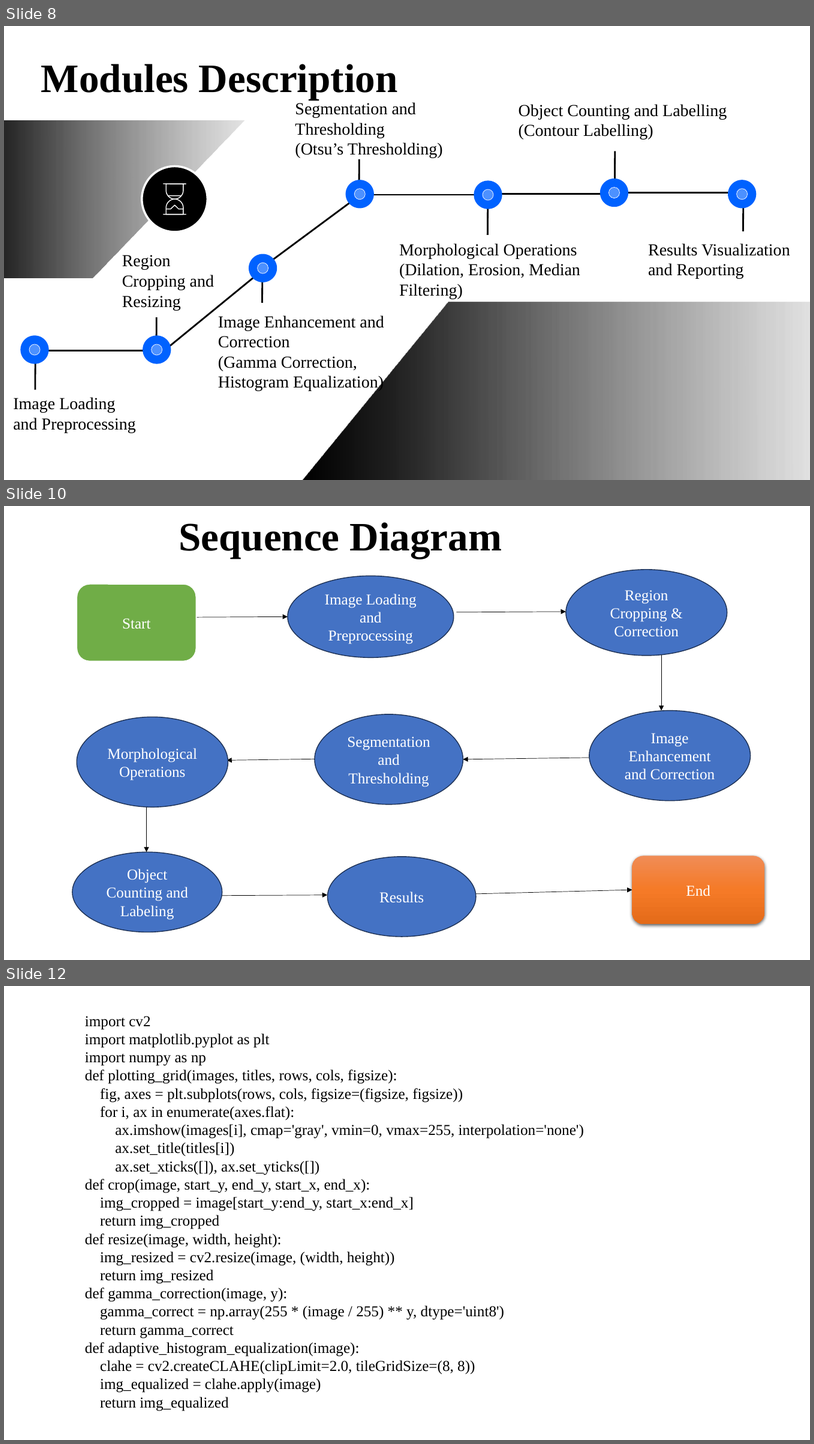
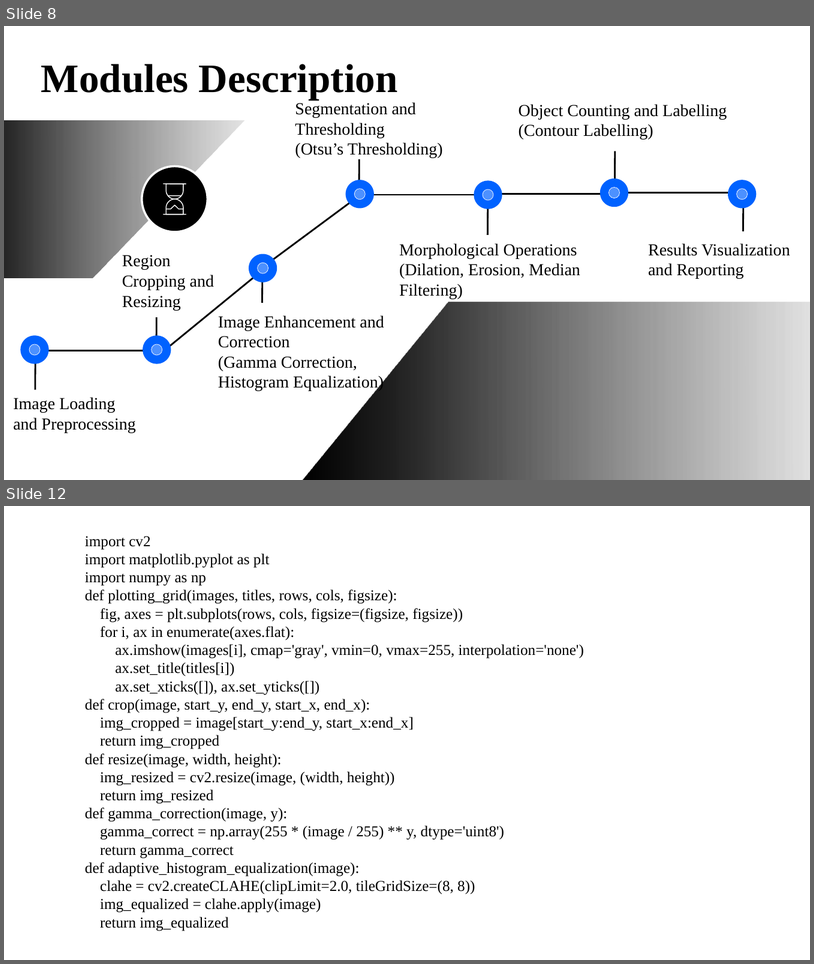
Before and after one commit to Chakrapani2122/Major-Project, a slide deck: Major Project.pptx. Shown one above the other, each under a label of ours: slides 8, 10 and 12 before the commit, slides 8 and 12 after it; the slides between them are not shown. The pictures are 814x1444 and 814x964 pixels, drawn with LibreOffice and Linux fonts; fonts in the diff are those of the drawing. Boxes give left, top, right and bottom in pixels: in the first picture for what was removed or moved away, otherwise in the second. Text is boxed around its words. In the diff, an @@ line names an element or a change of style, - is before the commit and + after.

```diff
--- a/Major Project.pptx
+++ b/Major Project.pptx
@@ slide 10 removed at bbox=[4, 506, 810, 960], background #FFFFFF @@
@@ text removed at bbox=[179, 522, 503, 558] @@
-Sequence Diagram
@@ ellipse removed at bbox=[288, 576, 454, 657] @@
-Image Loading and Preprocessing
@@ ellipse removed at bbox=[566, 570, 728, 655] @@
-Region Cropping & Correction
@@ rounded rectangle removed at bbox=[77, 584, 197, 661] @@
-Start
@@ arrow removed from (456, 612) to (566, 611) @@
@@ arrow removed from (178, 618) to (288, 617) @@
@@ arrow removed from (662, 648) to (662, 711) @@
@@ ellipse removed at bbox=[77, 717, 228, 807] @@
-Morphological Operations
@@ ellipse removed at bbox=[315, 714, 464, 804] @@
-Segmentation and Thresholding
@@ ellipse removed at bbox=[590, 711, 751, 801] @@
-Image Enhancement and Correction
@@ arrow removed from (592, 757) to (463, 759) @@
@@ arrow removed from (356, 758) to (227, 760) @@
@@ arrow removed from (147, 790) to (147, 852) @@
@@ ellipse removed at bbox=[72, 852, 222, 932] @@
-Object Counting and Labeling
@@ ellipse removed at bbox=[327, 856, 476, 936] @@
-Results
@@ rounded rectangle removed at bbox=[633, 856, 765, 924] @@
-End
@@ arrow removed from (218, 895) to (327, 895) @@
@@ arrow removed from (470, 894) to (633, 889) @@
```
Also in this commit, not shown: 6 slides changed, 1 slide added, 15 other files.
